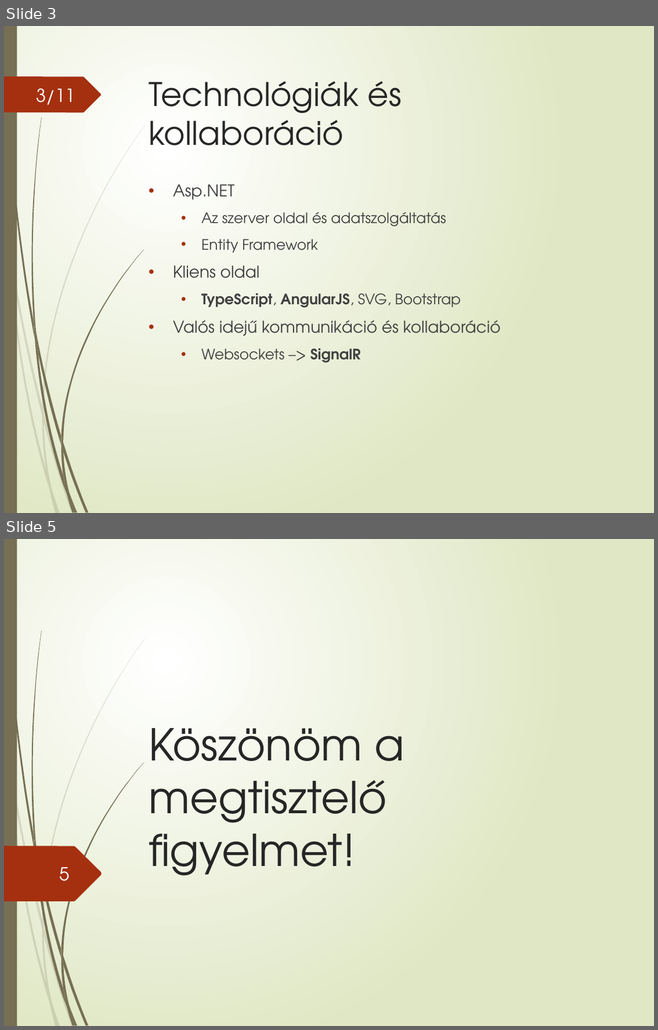
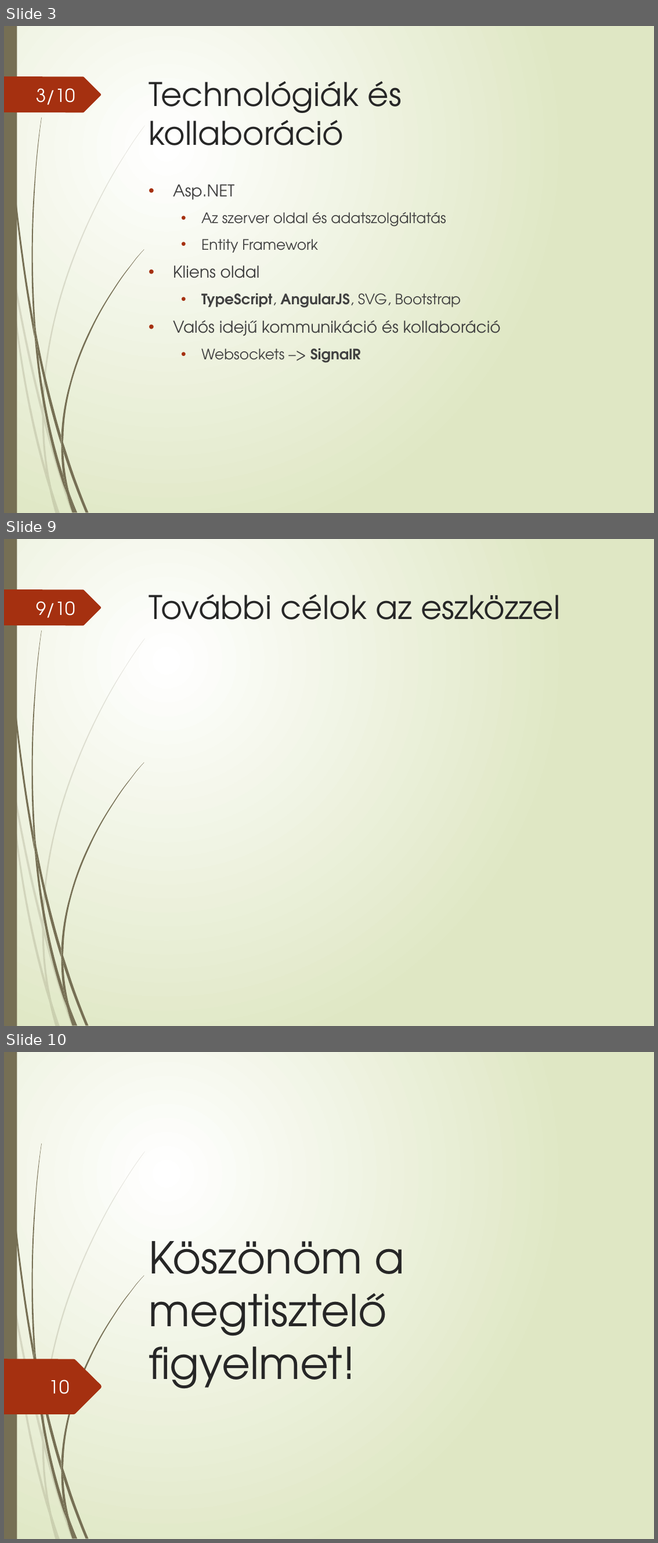
Before and after one commit to lovi88/AA_SZAKDOLGOZAT, a slide deck: DVD/prezentacio/K971UM_Lovas_Tick.pptx. Shown one above the other, each under a label of ours: slides 3 and 5 before the commit, slides 3, 9 and 10 after it; the slides between them are not shown. The pictures are 658x1030 and 658x1543 pixels, drawn with LibreOffice and Linux fonts; fonts in the diff are those of the drawing. Boxes give left, top, right and bottom in pixels: in the first picture for what was removed or moved away, otherwise in the second. Text is boxed around its words. In the diff, an @@ line names an element or a change of style, - is before the commit and + after.

```diff
--- a/DVD/prezentacio/K971UM_Lovas_Tick.pptx
+++ b/DVD/prezentacio/K971UM_Lovas_Tick.pptx
@@ slide 9 added at (4,539,654,1026), background gradient #FFFFFF to #DFE8C4; not listed: 24 template elements that a slide beside it also shows @@
@@ page number added at (36,601,75,618), 20 pt, text #FEFFFF @@
+9/10
@@ title added at (148,594,560,620), 36 pt, text #262626 @@
+További célok az eszközzel
@@ page number at (36,88,75,105): text changed @@
-3/11
+3/10
@@ what was slide 5 is now slide 10 @@
@@ page number at (49,1380,69,1394): text changed @@
-5
+10
```
Also in this commit, not shown: 2 slides changed, 4 other slides added, 9 other files.
